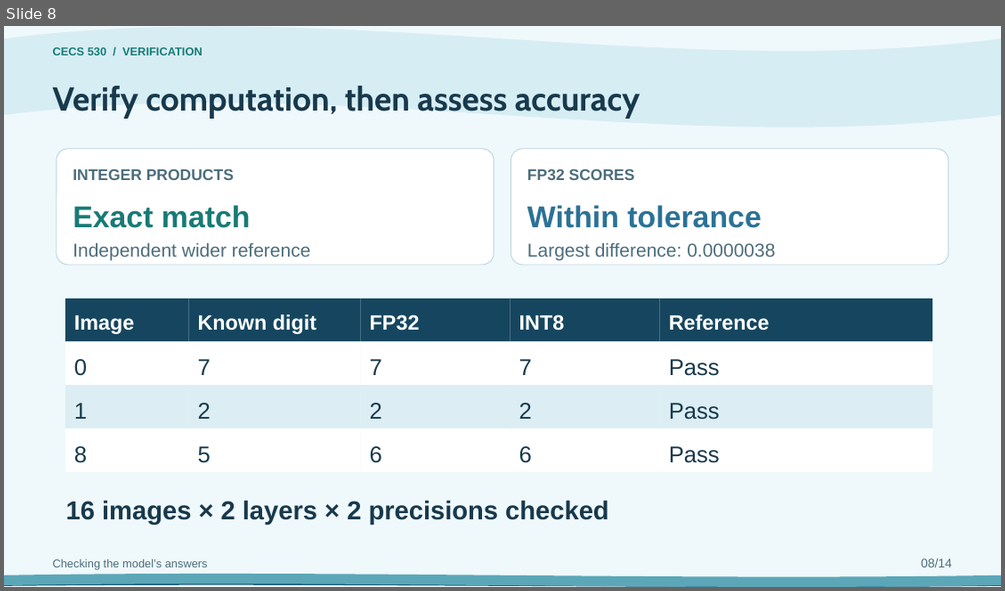
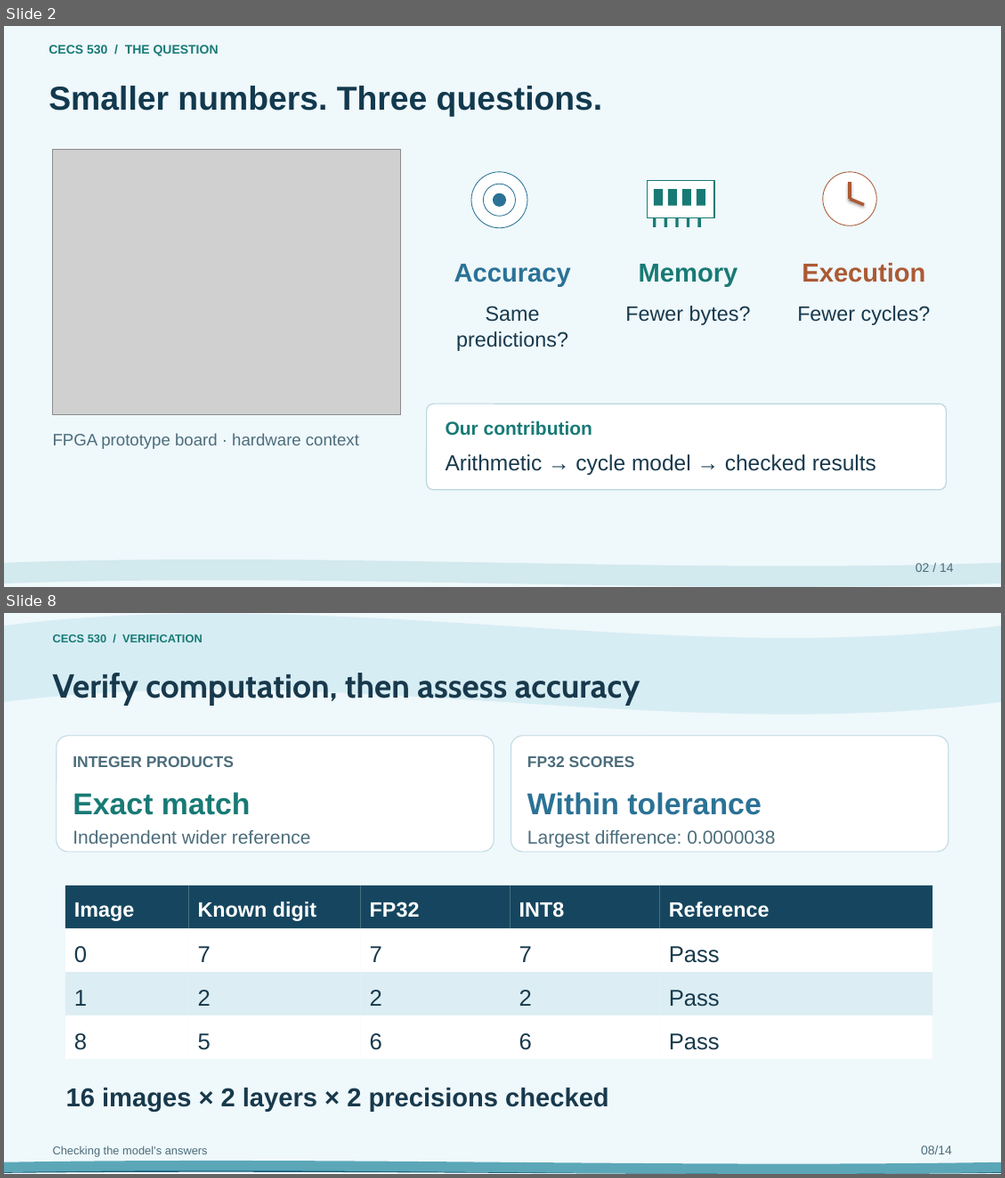
Before and after one commit to EnragedWaters/CECS-530-Quantized-Neural-Network-Accelerator, a slide deck: presentation/project-presentation.pptx. Shown one above the other, each under a label of ours: slide 8 before the commit, slides 2 and 8 after it; the slides between them are not shown. The pictures are 1005x591 and 1005x1178 pixels, drawn with LibreOffice and Linux fonts; fonts in the diff are those of the drawing; grey boxes stand for pictures. Boxes give left, top, right and bottom in pixels: in the first picture for what was removed or moved away, otherwise in the second. Text is boxed around its words. In the diff, an @@ line names an element or a change of style, - is before the commit and + after.

Commit message:
Replace the opening text with visual explanations
Rebuild the first seven slides with real MNIST images, a relevant FPGA-board photo, editable data-flow and architecture diagrams, and a six-cycle timeline. Preserve the original speaking detail and export the matching 18-page PDF.

```diff
--- a/presentation/project-presentation.pptx
+++ b/presentation/project-presentation.pptx
@@ slide 2 added at (x1=4, y1=26, x2=1001, y2=587), background #EFF8FB @@
@@ text added at (x1=48, y1=45, x2=218, y2=56), 12 pt, text #187A75, bold @@
+CECS 530 / THE QUESTION
@@ text added at (x1=48, y1=86, x2=603, y2=117), 32 pt, text #12394E, bold @@
+Smaller numbers. Three questions.
@@ picture added at (x1=53, y1=150, x2=400, y2=415) @@
@@ ellipse added at (x1=471, y1=172, x2=527, y2=228), fill #FFFFFF, outline #2B7296 0.75 pt @@
@@ ellipse added at (x1=484, y1=184, x2=516, y2=216), fill #FFFFFF, outline #2B7296 0.75 pt @@
@@ rectangle added at (x1=647, y1=181, x2=714, y2=218), fill #FFFFFF, outline #187A75 1 pt @@
@@ ellipse added at (x1=823, y1=172, x2=877, y2=225), fill #FFFFFF, outline #AB5A35 0.75 pt @@
@@ line added from (850, 199) to (850, 182), #AB5A35 3 pt @@
@@ ellipse added at (x1=493, y1=193, x2=506, y2=206), fill #2B7296, outline #2B7296 0.75 pt @@
@@ rectangle added at (x1=654, y1=189, x2=663, y2=206), fill #187A75 @@
@@ rectangle added at (x1=668, y1=189, x2=677, y2=206), fill #187A75 @@
@@ rectangle added at (x1=682, y1=189, x2=691, y2=206), fill #187A75 @@
@@ rectangle added at (x1=696, y1=189, x2=705, y2=206), fill #187A75 @@
@@ line added from (850, 199) to (864, 205), #AB5A35 3 pt @@
@@ rectangle added at (x1=653, y1=218, x2=656, y2=227), fill #187A75 @@
@@ rectangle added at (x1=664, y1=218, x2=667, y2=227), fill #187A75 @@
@@ rectangle added at (x1=676, y1=218, x2=679, y2=227), fill #187A75 @@
@@ rectangle added at (x1=687, y1=218, x2=689, y2=227), fill #187A75 @@
@@ rectangle added at (x1=698, y1=218, x2=701, y2=227), fill #187A75 @@
@@ text added at (x1=454, y1=264, x2=571, y2=287), 25 pt, text #2B7296, bold @@
+Accuracy
@@ text added at (x1=639, y1=264, x2=738, y2=287), 25 pt, text #187A75, bold @@
+Memory
@@ text added at (x1=801, y1=263, x2=925, y2=282), 25 pt, text #AB5A35, bold @@
+Execution
@@ text added at (x1=456, y1=305, x2=568, y2=351), 20 pt, text #18394C @@
+Same predictions?
@@ text added at (x1=625, y1=305, x2=751, y2=325), 20 pt, text #18394C @@
+Fewer bytes?
@@ text added at (x1=797, y1=305, x2=930, y2=325), 20 pt, text #18394C @@
+Fewer cycles?
@@ rounded rectangle added at (x1=427, y1=403, x2=947, y2=490), fill #FFFFFF, outline #B9D6DF 1 pt @@
@@ text added at (x1=445, y1=420, x2=592, y2=435), 18 pt, text #187A75, bold @@
+Our contribution
@@ text added at (x1=53, y1=433, x2=359, y2=449), 16 pt, text #4C6D7B @@
+FPGA prototype board · hardware context
@@ text added at (x1=445, y1=454, x2=876, y2=475), 21 pt, text #18394C @@
+Arithmetic → cycle model → checked results
@@ wave added at (x1=4, y1=559, x2=1001, y2=587), fill #D2E9EE @@
@@ text added at (x1=915, y1=563, x2=954, y2=572), 12 pt, text #4C6D7B @@
+02 / 14
```
Also in this commit, not shown: 6 slides changed, 1 slide removed, 11 other files.
